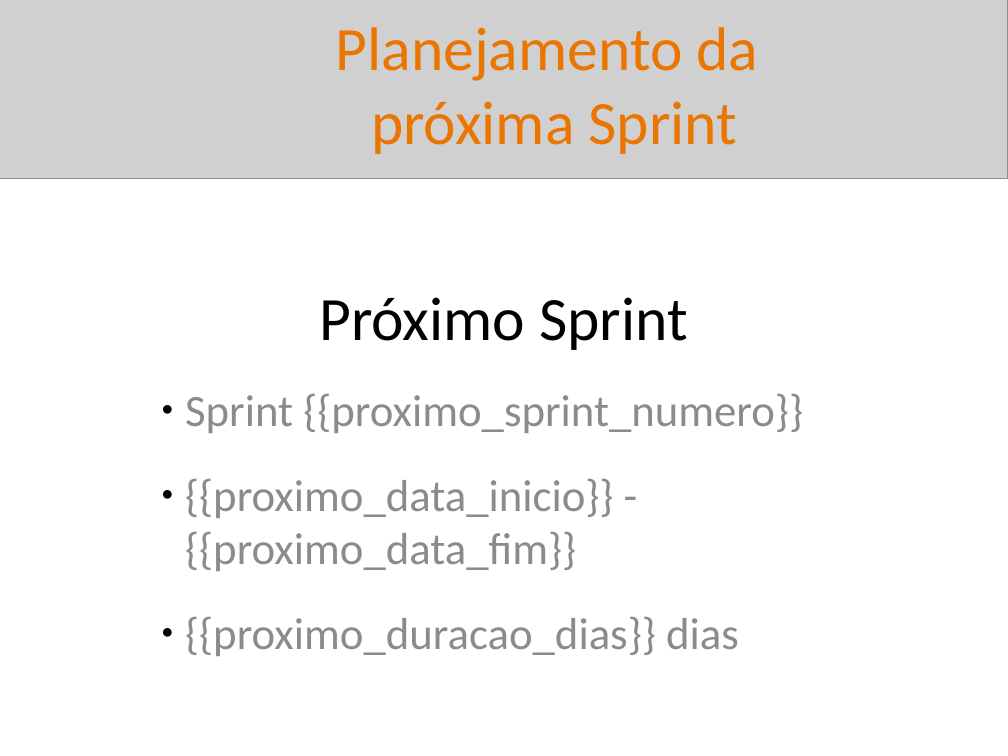
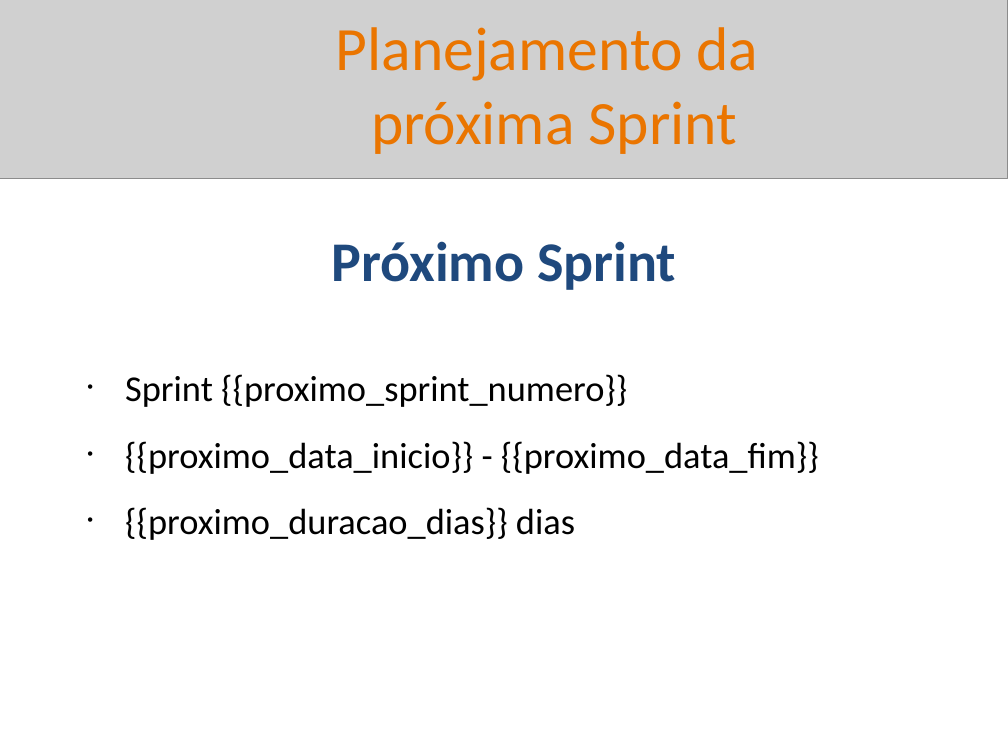
Before and after one commit to BetoFigu66/AgenteAssistenteDeVendas, a slide deck: slide 9 of artefatos/gerente_de_projetos/report_templates/template_sprint_review_interno.pptx (slide 7 before the commit). Drawn at 1008x756 pixels with LibreOffice and Linux fonts; fonts in the diff are those of the drawing; grey boxes stand for pictures. Boxes give left, top, right and bottom in pixels: in the first picture for what was removed or moved away, otherwise in the second. Text is boxed around its words. In the diff, an @@ line names an element or a change of style, - is before the commit and + after.

Commit message:
Evolução do gerente de projetos na geração de sprint report.

```diff
--- a/artefatos/gerente_de_projetos/report_templates/template_sprint_review_interno.pptx
+++ b/artefatos/gerente_de_projetos/report_templates/template_sprint_review_interno.pptx
@@ title "Próximo Sprint": place and size @@
-title "Próximo Sprint" at (319,297,688,350)
+title "Próximo Sprint" at (332,241,676,290)
@@ title "Próximo Sprint" at (332,241,676,290): size 44 to 40 pt, text colour #000000 to #1F497D, bold on @@
@@ subtitle "Sprint {{proximo_sprint_numero}}": place and size @@
-subtitle "Sprint {{proximo_sprint_numero}}" at (185,393,803,656)
+subtitle "Sprint {{proximo_sprint_numero}}" at (125,374,819,540)
@@ subtitle "Sprint {{proximo_sprint_numero}}" at (125,374,819,540): size 32 to 26 pt, text colour #8C8C8C to #000000; bullet ● to •; less space between paragraphs @@
```
Also in this commit, not shown: 6 other slides changed, 4 slides added, 2 slides removed, 12 other files.
